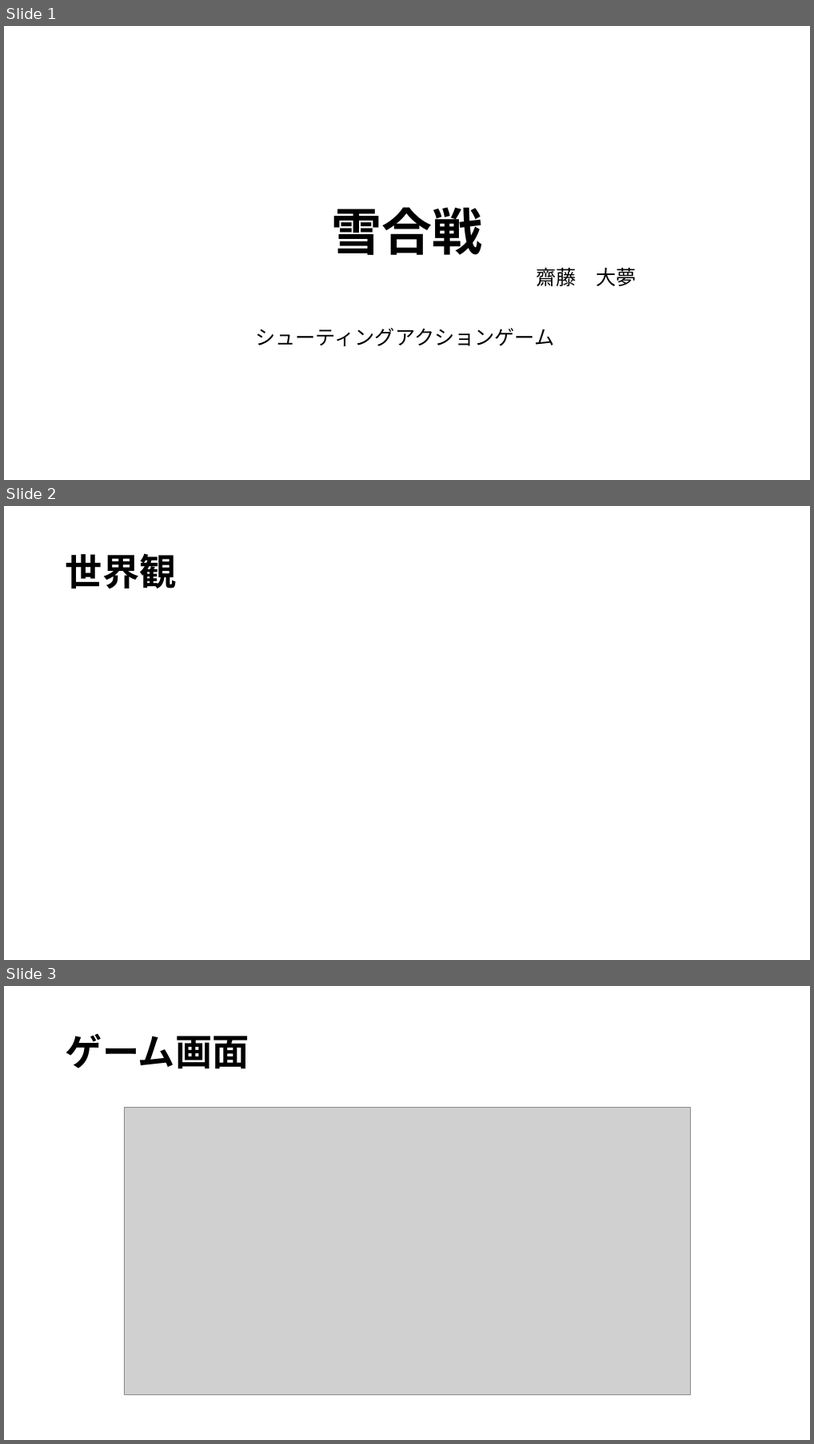
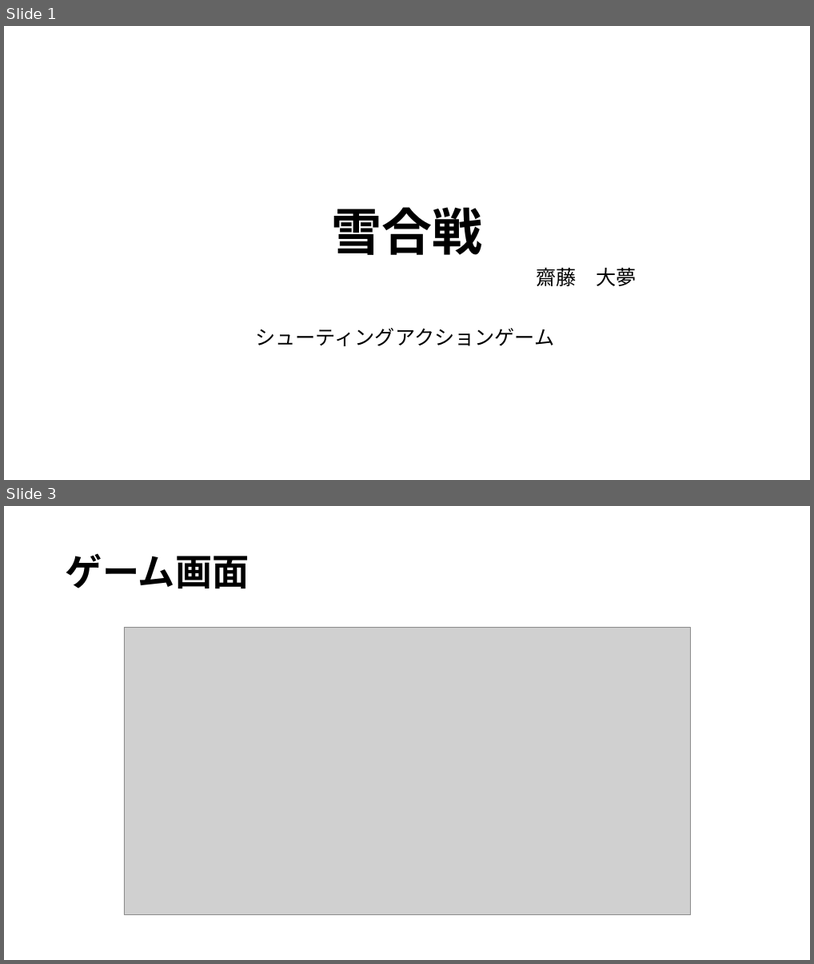
Before and after one commit to 2022Game/12Saitoh, a slide deck: 3DLv2_2023_vs2019_Game/Plan/ゲーム制作Ⅱ.pptx. Shown one above the other, each under a label of ours: slides 1, 2 and 3 before the commit, slides 1 and 3 after it; the slides between them are not shown. The pictures are 814x1444 and 814x964 pixels, drawn with LibreOffice and Linux fonts; fonts in the diff are those of the drawing; grey boxes stand for pictures. Boxes give left, top, right and bottom in pixels: in the first picture for what was removed or moved away, otherwise in the second. Text is boxed around its words. In the diff, an @@ line names an element or a change of style, - is before the commit and + after.

```diff
--- a/3DLv2_2023_vs2019_Game/Plan/ゲーム制作Ⅱ.pptx
+++ b/3DLv2_2023_vs2019_Game/Plan/ゲーム制作Ⅱ.pptx
@@ slide 2 removed at (4, 506, 810, 960), background #FFFFFF @@
@@ title removed at (66, 553, 177, 589) @@
-世界観
```
Also in this commit, not shown: 1 slide changed, 1 slide added, 2 other files.
